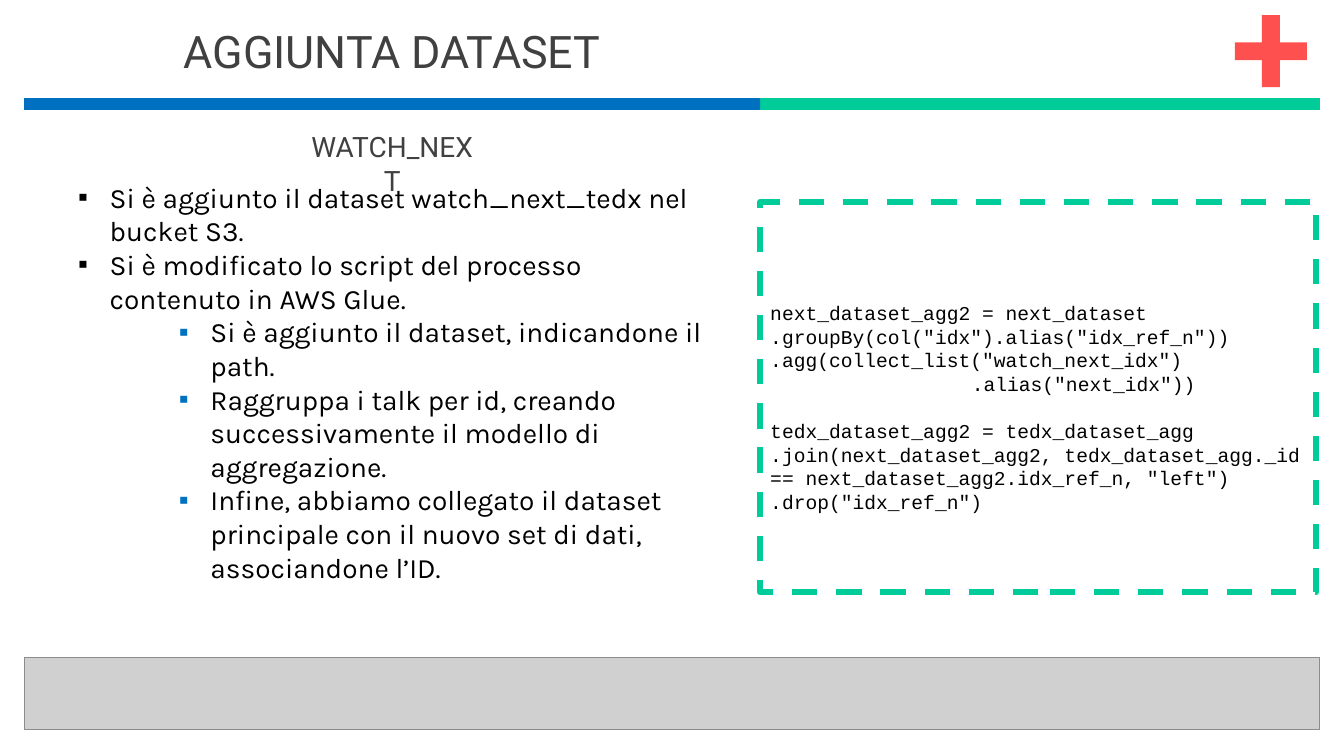
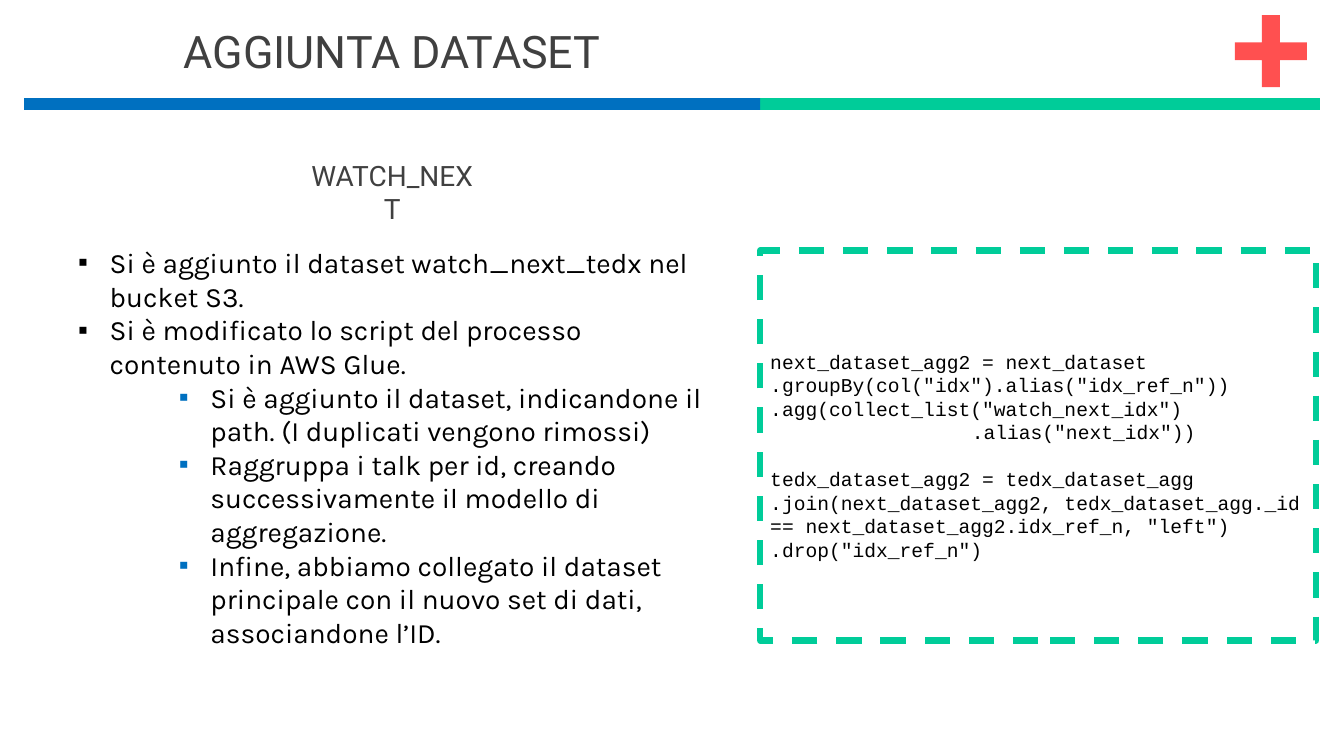
Before and after one commit to simonec96/lab-TCM, a slide deck: slide 2 of Presentazioni/2.1_GEOx.pptx. Drawn at 1344x756 pixels with LibreOffice and Linux fonts; fonts in the diff are those of the drawing; grey boxes stand for pictures. Boxes give left, top, right and bottom in pixels: in the first picture for what was removed or moved away, otherwise in the second. Text is boxed around its words. In the diff, an @@ line names an element or a change of style, - is before the commit and + after.

```diff
--- a/Presentazioni/2.1_GEOx.pptx
+++ b/Presentazioni/2.1_GEOx.pptx
@@ text "WATCH_NEXT": place and size @@
-text "WATCH_NEXT" at [411,189,641,209]
+text "WATCH_NEXT" at [411,254,641,274]
@@ text "Si è aggiunto il dataset ...": place and size @@
-text "Si è aggiunto il dataset ..." at [110,182,701,579]
+text "Si è aggiunto il dataset ..." at [110,251,701,644]
@@ rectangle "next_dataset_agg2 = next_dataset": place and size @@
-rectangle "next_dataset_agg2 = next_dataset" at [760,203,1316,593]
+rectangle "next_dataset_agg2 = next_dataset" at [760,250,1316,640]
@@ text at [210,386,701,448]: text changed @@
-    ▪ Si è aggiunto il dataset, indicandone il path.
+    ▪ Si è aggiunto il dataset, indicandone il path. (I duplicati vengono rimossi)
@@ picture removed at [24,658,1321,730] @@
```
Also in this commit, not shown: 5 other slides changed, 1 slide added, 1 slide removed, 1 other file.
